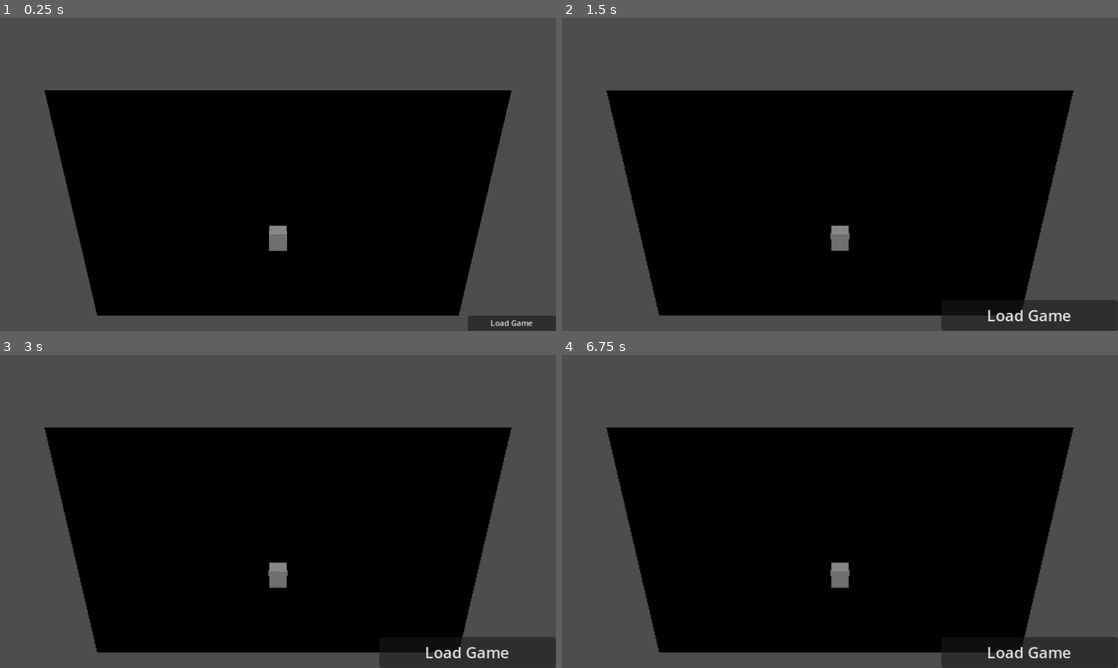
Above: before the commit, frames 1-4 (two rows, left to right).
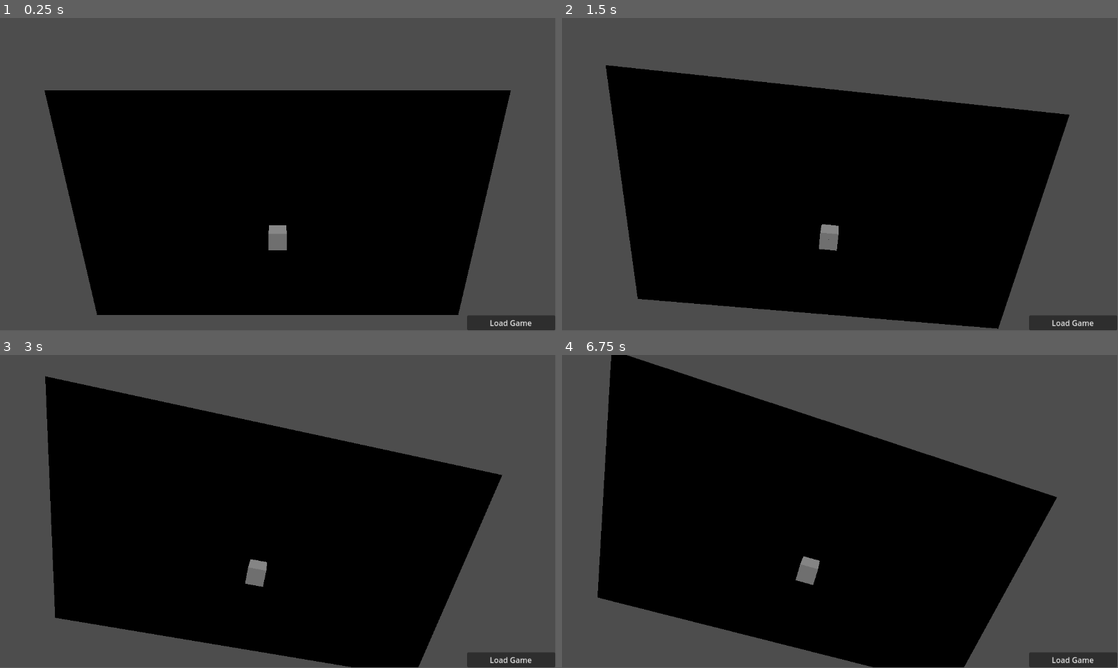
Above: after the commit, the same moments.

Repository: Wiggles-nextGen/wng-game
Game: Godot game, scene res://test/control.tscn
Same seed, same stepped clock (60 frames per second), same inputs: the game is played once before the commit and once after it. The engine's default icon, where the game draws it, is replaced by a stand-in: a white triangle on a blue panel in a dark square.
Inputs (mouse positions are in pixels of both pictures, inside the frame that each line leads up to):
- Up to frame 1 (0.25 s): no input
- Up to frame 2 (1.5 s): click "Load Game" at 0.5 s; move the mouse to (962, 158) at 1.27 s; hold Up (ui_up) from 1.28 s (still down); click (962, 158) at 1.42 s
- Up to frame 3 (3 s): tap Enter at 2 s; move the mouse to (166, 527) at 2.02 s; release Up (ui_up) at 2.03 s; click (166, 527) at 2.17 s; tap Space at 2.75 s; move the mouse to (333, 442) at 2.77 s; hold Up (ui_up) from 2.78 s (still down); click (333, 442) at 2.92 s
- Up to frame 4 (6.75 s): tap Enter at 3.5, 5 s; move the mouse to (812, 574) at 3.52 s; click (812, 574) at 3.67 s; tap Space at 4.25, 5.75 s; move the mouse to (1006, 558) at 4.27 s; release Up (ui_up) at 4.28 s; click (1006, 558) at 4.42 s; move the mouse to (673, 464) at 5.02 s; click (673, 464) at 5.17 s; move the mouse to (867, 511) at 5.77 s; click (867, 511) at 5.92 s; move the mouse to (756, 433) at 6.52 s; hold Up (ui_up) from 6.53 s (still down); click (756, 433) at 6.67 s
In our replay, the window is 800x450 before the commit and 799x449 after it. These sizes can differ from the game's own. Grey fills any space a smaller window leaves; there, only what the larger window draws over its background counts as a difference.

The runs differ from the first frame. In frame 1, 0.4% of the frame differs, in the area x 10-100%, y 23-100%; in frame 2, 8.5%; in frame 3, 14%; in frame 4, 20%, in the area x 6-100%, y 0-100%.

Commit message:
I have no clue what i'm doint - something with scaling...

Diff:
--- a/game/project.godot
+++ b/game/project.godot
@@ -15,11 +15,6 @@
 config/features=PackedStringArray("4.0", "Vulkan Clustered")
 config/icon="res://icon.png"
 
-[display]
-
-window/stretch/mode="canvas_items"
-window/stretch/aspect="expand"
-
 [internationalization]
 
 locale/translations=PackedStringArray("res://translations/ui_menu.de.translation", "res://translations/ui_menu.en.translation")
--- a/game/test/Grid.gd
+++ b/game/test/Grid.gd
@@ -8,8 +8,11 @@
 
 # Called every frame. 'delta' is the elapsed time since the previous frame.
 func _process(delta):
+	if Input.is_action_just_pressed("ui_up"):
+		$Camera3D.rotate_z(.1);
 	pass
 
 
 func _on_static_body_3d_input_event(camera, event, position, normal, shape_idx):
 	print(camera, event, position, normal, shape_idx)
+	print(get_viewport().get_mouse_position(), " ", get_tree().root.get_viewport().get_mouse_position())
--- /dev/null
+++ b/game/test/SubViewport.gd
@@ -0,0 +1,19 @@
+extends SubViewport
+
+
+# Called when the node enters the scene tree for the first time.
+func _ready():
+	pass # Replace with function body.
+
+func _input(event: InputEvent):
+	if event is InputEventMouse:
+		#print("JO ", event.position)
+		#var e2 = event.xformed_by(Transform2D().scaled(Vector2(1.75, 1)))
+		#event.position = e2.position;
+		#set_input_as_handled();
+		event.position *= 1.75
+		#print("-> ", event.position)
+
+# Called every frame. 'delta' is the elapsed time since the previous frame.
+func _process(delta):
+	pass
--- a/game/test/control.gd
+++ b/game/test/control.gd
@@ -3,6 +3,7 @@
 
 # Called when the node enters the scene tree for the first time.
 func _ready():
+	#get_viewport().connect("size_changed", _root_viewport_size_changed)
 	pass # Replace with function body.
 
 
@@ -10,9 +11,13 @@
 func _process(delta):
 	pass
 
+var factor = 1.0;
+func _on_button_pressed():
+	if factor < 1.0:
+		#get_tree().root.set_content_scale_factor(1.0);
+		factor = 1.0
+	else:
+		#get_tree().root.set_content_scale_factor(2);
+		factor = .75;
 
-func _on_button_pressed():
-	if get_tree().root.get_content_scale_factor() > 1.0:
-		get_tree().root.set_content_scale_factor(1.0);
-	else:
-		get_tree().root.set_content_scale_factor(2);
+	$SubViewportContainer/SubViewport.size = get_viewport().size * factor;
--- a/game/test/control.tscn
+++ b/game/test/control.tscn
@@ -1,7 +1,8 @@
-[gd_scene load_steps=3 format=3 uid="uid://bi1av08xicrjp"]
+[gd_scene load_steps=4 format=3 uid="uid://bi1av08xicrjp"]
 
 [ext_resource type="Script" path="res://test/control.gd" id="1_u3d8r"]
 [ext_resource type="PackedScene" uid="uid://bugonabua5yfk" path="res://test/Grid.tscn" id="2_5sm36"]
+[ext_resource type="Script" path="res://test/SubViewport.gd" id="2_ypc4v"]
 
 [node name="Control" type="Control"]
 anchor_right = 1.0
@@ -21,6 +22,7 @@
 physics_object_picking = true
 size = Vector2i(1024, 600)
 render_target_update_mode = 4
+script = ExtResource( "2_ypc4v" )
 
 [node name="Node3D" parent="SubViewportContainer/SubViewport" instance=ExtResource( "2_5sm36" )]
 
